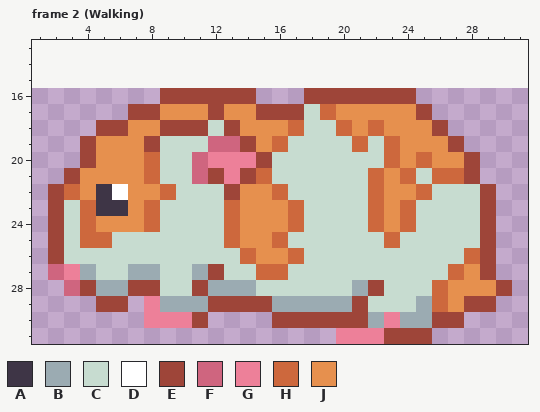
One commit to this pixel-art file: Assets/2. Graphics/Animals/Hamster/Hamster.aseprite. The picture above was drawn from the file before the commit.
32x16 pixels, 16 frames. Shown: frame 2 (Walking): x 1..31, y 13..31. The old version is drawn lined up with the new one, on the new canvas. The commit also changed other frames, which this record leaves out.
Palette (. is transparent): A #3e3546  B #9babb2  C #c7dcd0  D #ffffff  E #9e4539  F #cf657f  G #ed8099  H #cd683d  J #e6904e
Pixels before, frame 2 (Walking), first column x 2:
16 .......EEEEEE...EEEEEEE......
17 .....EEJJJEJJEEECHJJJJJE.....
18 ...EEJJEEECEJJJHCCHJHJJJE....
19 ..EJJJECCCFFEJHCCCCHCHJJJE...
20 ..EJJJHCCFGGGECCCCCCCHJHJJE..
21 .EJJJJHCCFEGEHCCCCCCHJHCHHE..
22 EHJADJJHCCCEJJHCCCCCHJJHCCCE.
23 ECHAAJHCCCCHJJJHCCCCHJHCCCCE.
24 ECHJJJHCCCCHJJJHCCCCHJHCCCCE.
25 ECHHCCCCCCCHJJHCCCCCCHCCCCCE.
26 ECCCCCCCCCCCHJJHCCCCCCCCCCHE.
27 FGBCCBBCCBECCHHCCCCCCCCCCHJE.
28 .FEBBEECCEBBBCCCCCCBECCCHJJJE
29 ...EE.GBBBEEEEBBBBBECCCBHJEE.
30 ......GGGE....EEEEEEBGBBEE...
31 ..................GGGEEE.....
Once edited:
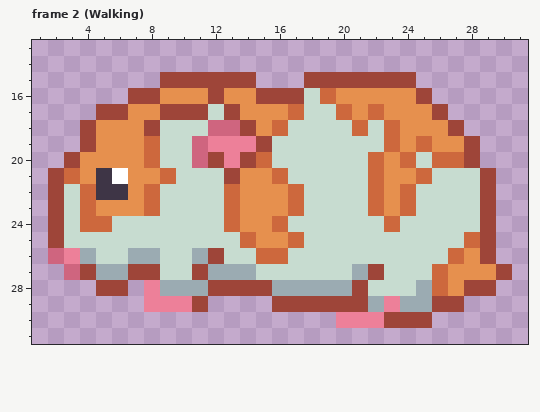
From old to new:
canvas 32x16 -> 32x32, the old top-left corner now at 0,16
Frame 2 (Walking):
y 15: x 9..14 ...... -> EEEEEE; x 18..24 ....... -> EEEEEEE
y 16: x 7..11 ..EEE -> EEJJJ; x 13..25 EE...EEEEEEE. -> JJEEECHJJJJJE
y 17: x 5..13 ..EEJJJEJ -> EEJJEEECE; x 15..17 EEE -> JJH; x 19..20 HJ -> CH; x 22 J -> H; x 25..26 E. -> JE
y 18: x 4..6 .EE -> EJJ; x 8..14 JEEECEJ -> ECCCFFE; x 16..17 JH -> HC; x 20..23 HJHJ -> CHCH; x 26..27 E. -> JE
y 19: x 8 E -> H; x 11..16 CFFEJH -> FGGGEC; x 21 H -> C; x 25 J -> H; x 27..28 E. -> JE
y 20: x 3..4 .E -> EJ; x 12 G -> E; x 14..15 GE -> EH; x 22..27 CHJHJJ -> HJHCHH
y 21: x 2..3 .E -> EH; x 5..6 JJ -> AD; x 8..9 HC -> JH; x 11..16 FEGEHC -> CCEJJH; x 24..29 HCHHE. -> JHCCCE
y 22: x 3..4 HJ -> CH; x 6 D -> A; x 8..9 JH -> HC; x 13 E -> H; x 16..17 HC -> JH; x 24..25 JH -> HC
y 23: x 5..6 AA -> JJ
y 24: x 5..8 JJJH -> HCCC; x 16..17 JH -> HC; x 22..24 HJH -> CHC
y 25: x 4..5 HH -> CC; x 13..14 HJ -> CH; x 16..17 HC -> JH; x 23 H -> C; x 28 C -> H
y 26: x 2..4 ECC -> FGB; x 7..8 CC -> BB; x 11..12 CC -> BE; x 14..17 HJJH -> CHHC; x 27..28 CH -> HJ
y 27: x 2..8 FGBCCBB -> .FEBBEE; x 11..16 BECCHH -> EBBBCC; x 21..22 CC -> BE; x 26..27 CH -> HJ; x 29..30 E. -> JE
y 28: x 3..22 FEBBEECCEBBBCCCCCCBE -> ..EE.GBBBEEEEBBBBBEC; x 25 C -> B; x 28..30 JJE -> EE.
y 29: x 5..6 EE -> ..; x 9..20 BBBEEEEBBBBB -> GGE....EEEEE; x 22..24 CCC -> BGB; x 26..29 HJEE -> EE..
y 30: x 8..11 GGGE -> ....; x 16..27 EEEEEEBGBBEE -> ....GGGEEE..
y 31: x 20..25 GGGEEE -> ......
Boxes around the changes in both pictures, in picture pixels (x1, y1, x2, y2):
changed: (48, 72, 512, 344)
